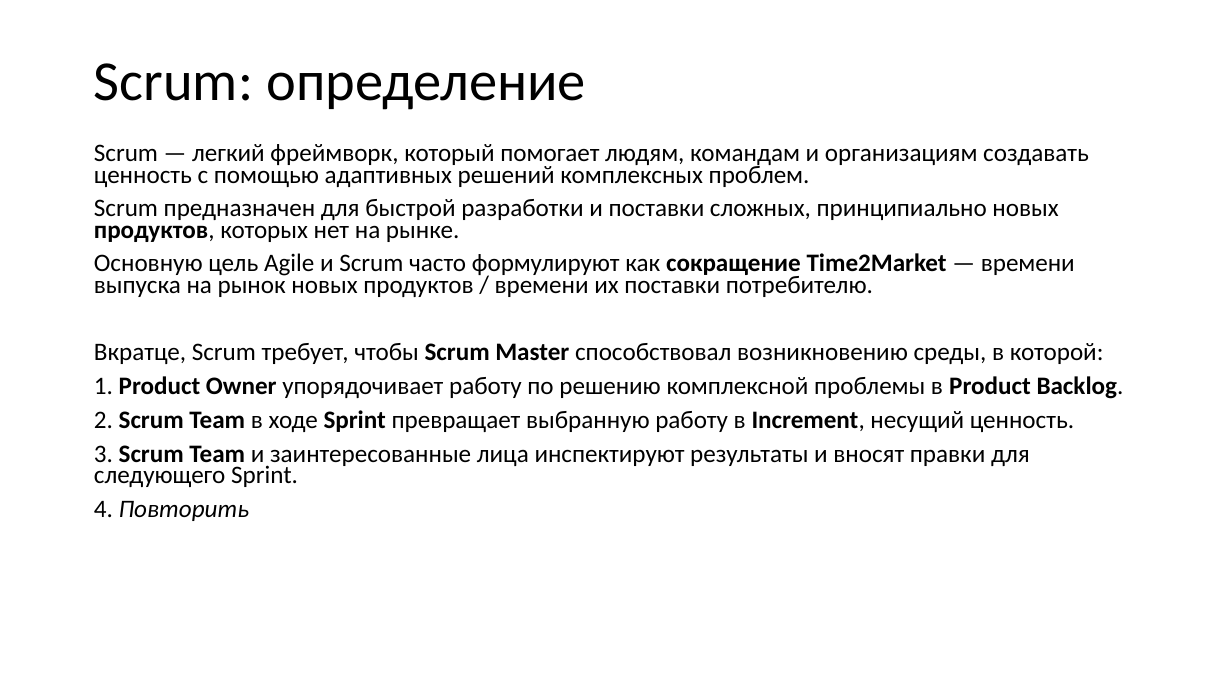
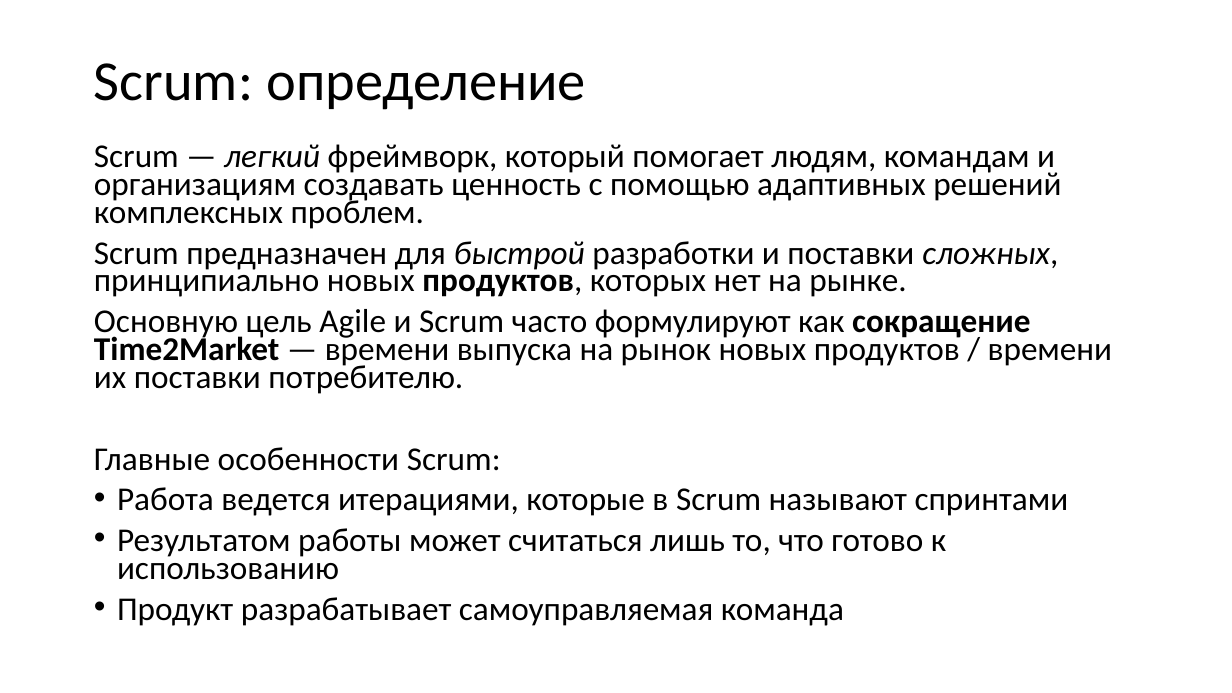
Before and after one commit to xtrueman/soft_dev_mgmt_course, a slide deck: slide 10 of slides/01-SCRUM.pptx. Drawn at 1232x693 pixels with LibreOffice and Linux fonts; fonts in the diff are those of the drawing. Boxes give left, top, right and bottom in pixels: in the first picture for what was removed or moved away, otherwise in the second. Text is boxed around its words. In the diff, an @@ line names an element or a change of style, - is before the commit and + after.

Commit message:
вроде как всё по scrum...

```diff
--- a/slides/01-SCRUM.pptx
+++ b/slides/01-SCRUM.pptx
@@ text at <box>94,144,1112,394</box>: size 19.6 to 25.9 pt in "Scrum — легкий фреймворк, который помогает людям, ...", "Scrum предназначен для быстрой разработки и поставки ...", "Основную цель Agile и Scrum часто формулируют ..."; italic on in "легкий", "быстрой сложных," @@
@@ text at <box>94,447,1069,626</box>: text changed; size 19.6 to 25.9 pt @@
-Вкратце, Scrum требует, чтобы Scrum Master способствовал возникновению среды, в которой:
-1. Product Owner упорядочивает работу по решению комплексной проблемы в Product Backlog.
-2. Scrum Team в ходе Sprint превращает выбранную работу в Increment, несущий ценность.
-3. Scrum Team и заинтересованные лица инспектируют результаты и вносят правки для следующего Sprint.
-4. Повторить
+Главные особенности Scrum:
+• Работа ведется итерациями, которые в Scrum называют спринтами
+• Результатом работы может считаться лишь то, что готово к использованию
+• Продукт разрабатывает самоуправляемая команда
```
Also in this commit, not shown: 4 other slides changed, 5 slides added, 3 other files.
